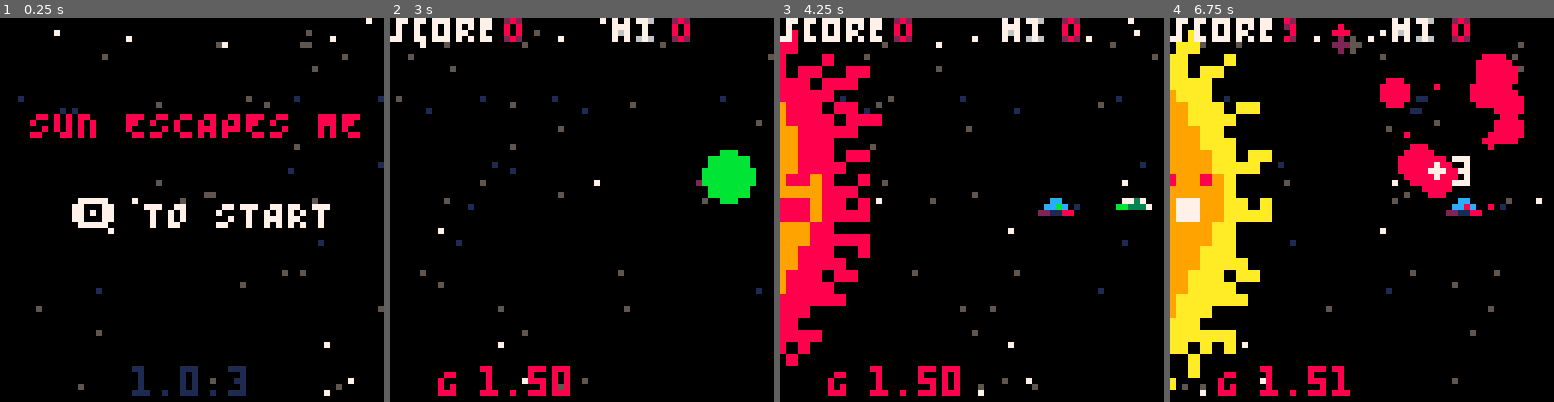
Above: before the commit, frames 1-4 (left to right).
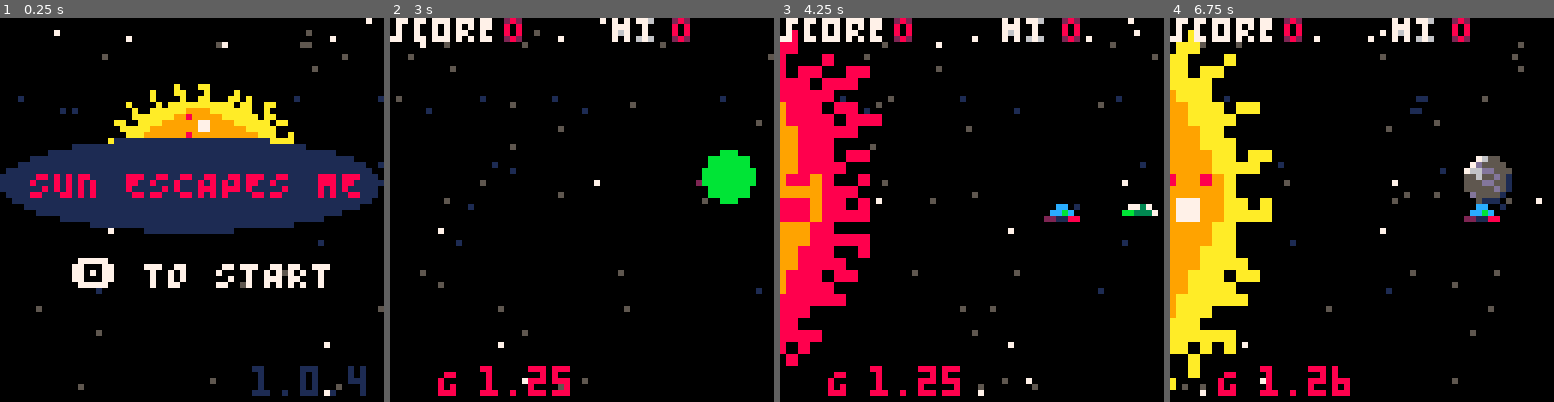
Above: after the commit, the same moments.

Repository: sicksubroutine/sun_escapes_me
Game: PICO-8 cartridge sun_escapes_me.p8
Two runs of this game, one before a commit and one after it. Both use one fixed random seed, a clock stepped at 60 frames per second and the inputs below.
Inputs:
- Up to frame 1 (0.25 s): no input
- Up to frame 2 (3 s): tap X (X key) at 0.33, 1.07, 1.85, 2.97 s; tap O (Z key) at 0.7, 1.7, 2.1, 2.5, 2.9 s; hold Right 1.6-2.1 s; hold Up 2.15-2.42 s; hold Right from 2.47 s (still down)
- Up to frame 3 (4.25 s): release Right at 3.03 s; hold Left 3.08-3.58 s; tap O (Z key) at 3.3, 3.7, 4.1 s; hold Down 3.63-3.97 s; hold Right from 4.02 s (still down); tap X (X key) at 4.08 s
- Up to frame 4 (6.75 s): tap O (Z key) every 0.4 s from 4.5 to 6.5 s; release Right at 4.68 s; hold Up 4.73-5.03 s; hold Left 5.08-5.68 s; tap X (X key) at 5.2, 6.32 s; hold Down 5.73-6.03 s; hold Right 6.08-6.58 s; hold Right from 6.63 s (still down)

The runs differ from the first frame. In frame 1, 28% of the frame differs, in the area x 0-100%, y 17-99%; in frame 2, 0.2%; in frame 3, 0.9%; in frame 4, 7.2%.

Commit message:
update to v1.0.4

Diff:
--- a/sun_escapes_me.p8
+++ b/sun_escapes_me.p8
@@ -1,12 +1,12 @@
 pico-8 cartridge // http://www.pico-8.com
-version 36
+version 37
 __lua__
 --"sun escapes me"
 --by chaz and cat(🐱)
 --without lazydevs, this game probably wouldn't exist!
 --music by @guber_music, from pico8 tunes vol2.
 function _init()
-	version="1.0.3"
+	version="1.0.4"
 	cls()
 	ft={}
 	initfont()
@@ -14,6 +14,7 @@
 	startscreen()
 	phase="phase1"
 	shake=0
+	off=0
 	blinkt=1
 	cartdata("sun_escapes_me")
 
@@ -46,7 +47,8 @@
 
 	buls={}
 	btimer=0
-
+	parts={}
+	parts2={}
 	stars={}
 	for i=1,50 do
 		local newstar={}
@@ -67,15 +69,12 @@
 	p.ded=false
 	beg=0
 	friction=0.65
-	gravity=1.5
+	gravity=1.25
 	gravity2=0
 	score=0
-
+	flash=0
 	explode={}
-
-	parts={}
-	parts2={}
-
+	numpass=0
 	nebula={}
 	rocks={}
 	delay=0
@@ -500,13 +499,13 @@
 		knockback=false
 	end
 	if btn(⬆️) then
-		p.sy-=0.8
+		p.sy-=0.95
 		p.spr=16
 		p.sx-=0.03
 		sfx(1)
 	end
 	if btn(⬇️) then
-		p.sy+=0.8
+		p.sy+=0.95
 		p.spr=33
 		p.sx-=0.03
 		sfx(1)
@@ -535,7 +534,7 @@
 			newbul.invul=5
 			newbul.rev=false
 			add(buls,newbul)
-			btimer=10
+			btimer=6
 			muzzle=6
 			sfx(6)
 		end
@@ -585,11 +584,14 @@
 	for myrocks in all(rocks) do
 		myrocks.x-=0.25
 		if myrocks.x<5 then
-			if myrocks.x<p.x then
-				score=score+1
-			end
+
 			explodes(myrocks.x,myrocks.y)
 			sfx(0)
+			gravity+=0.75
+			sun.pain=25
+			flash=2
+			numpass+=1
+			popfloat1("grav++",30,57)
 			del(rocks,myrocks)
 		end
 	end
@@ -622,6 +624,8 @@
 				sfx(0)
 				sun.pain=35
 				score+=5
+				numpass+=1+rnd(2)
+				flash=2
 				sfx(9)
 				shake=6
 				popfloat1("+5",0,14+rnd(24))
@@ -653,6 +657,7 @@
 					sfx(2)
 					del(buls,mybul)
 				else
+					numpass+=1
 					del(buls,mybul)
 					del(rocks,myrock)
 					explodes(myrock.x,myrock.y)
@@ -768,7 +773,7 @@
 	elseif lvl==1 then
 		beg+=1
 		rockme()
-		if score>100 then
+		if numpass>30 then
 
 			nextlvl()
 		end
@@ -777,7 +782,7 @@
 		beg+=2
 		nebme()
 
-		if score>200 then
+		if numpass>75 then
 
 			nextlvl()
 		end
@@ -786,7 +791,7 @@
 		beg+=3
 		rockme()
 		nebme()
-		if score>300 then
+		if numpass>150 then
 			gravity=-0.2
 			sun.pain=25
 			shake=10
@@ -896,11 +901,17 @@
 end
 
 function update_start()
+
 	animstars()
 	blinkt+=1
 	t+=1
+	if t>0 and t<2 then
+		music(20)
+	end
+
 	if btn(🅾️) then
 		t=0
+		music(-1,100)
 		_update=update_cut1
 		_draw=draw_cut1
 	end
@@ -932,6 +943,9 @@
 	t+=1
 	blinkt+=1
 	animstars()
+	if sun.pain>0 then
+		sun.pain-=1
+	end
 	if t>0 and t<1.1 then
 		scnbegin=t
 		music(11)
@@ -975,6 +989,20 @@
 			scnbegin=t
 			p.x=40
 			p.y=28
+			phase="phase5.5"
+		end
+	elseif phase=="phase5.5" then
+		off-=1
+
+		if off<0-62 then
+			explodes(5,8)
+			sun.pain=40
+			sfx(0)
+			off=100
+		end
+
+		if scnbegin+4*30<t then
+			scnbegin=t
 			phase="phase6"
 		end
 	elseif phase=="phase6" then
@@ -1008,7 +1036,7 @@
 				newbul.invul=5
 				newbul.rev=false
 				add(buls,newbul)
-				btimer=10
+				btimer=8
 				muzzle=6
 				sfx(6)
 			end
@@ -1058,6 +1086,12 @@
 
 function draw_game()
 	cls()
+	if flash>0 then
+		flash-=1
+		cls(8)
+	end
+
+
 	doshake()
 	starfield()
 
@@ -1202,9 +1236,14 @@
 	cls()
 
 	starfield()
-	print(tosmall("sun escapes me"),5,15,8)
-	cprint("🅾️ to start",32,30,blink())
-	cprint(version,32,58,1)
+	sspr(72,48,32,20,18,6)
+	sspr(0,96,128,32,0,20,64,16)
+	print(tosmall("sun escapes me"),5,25,8)
+
+
+
+	cprint("🅾️ to start",32,40,blink())
+	cprint(version,52,58,1)
 end
 
 function draw_over()
@@ -1221,6 +1260,23 @@
 	cls()
 	doshake()
 	starfield()
+	for par in all (parts) do
+		local pc=7
+		pc=page_red(par.age)
+
+		circfill(par.x,par.y,par.size,pc)
+		par.x+=par.sx
+		par.y+=par.sy
+		par.sx=par.sx*0.7
+		par.sy=par.sy*0.7
+		par.age+=1
+		if par.age>par.maxage then
+			par.size-=0.5
+			if par.size<0 then
+				del(parts,par)
+			end
+		end
+	end
 	if phase=="phase1" then
 		cprint("the sun",32,20,8)
 		cprint("is pissed",32,28,8)
@@ -1244,6 +1300,21 @@
 		spr(p.spr,p.x,p.y)
 		spr(p.spr,p.x+3,p.y-16)
 		spr(p.spr,p.x+6,p.y-8)
+	elseif phase=="phase5.5" then
+	if sun.pain>0 then
+		pal(10,8)
+		pal(7,2)
+		sun.sprsx=sun.sprsx+16
+
+	end
+	sspr(sun.sprsx,sun.sprsy,sun.sprw,sun.sprh,0,0,16,32)
+	pal()
+	cprint("don't let junk", 32,25,7)
+	cprint("fall into",32,35,7)
+	cprint("the sun!",32,45,8)
+	spr(2,70+off,8)
+
+
 	elseif phase=="phase6" then
 		sspr(sun.sprsx,sun.sprsy,sun.sprw,sun.sprh,sun.x,sun.y,sun.dw,sun.dh)
 		spr(p.spr,p.x,p.y)
@@ -1321,7 +1392,7 @@
 --spawn code
 function rockme()
 	for x=1,1+beg/250 do
-		if #rocks<(rnd(beg/250)) then
+		if #rocks<(rnd(beg/200)) then
 			newrock()
 		end
 	end
Not shown, changed: 79 lines of the sprite sheet (__gfx__) section of sun_escapes_me.p8
Not shown, changed: the thumbnail (__label__) section of sun_escapes_me.p8
Not shown, changed: the music (__music__) section of sun_escapes_me.p8
Not shown, changed: the sound effects (__sfx__) section of sun_escapes_me.p8
Not shown, changed: index.html
Not shown, changed: sun_escapes_me.js
Not shown, changed: sun_escapes_me.p8.png
Not shown, changed: sun_escapes_me.zip
